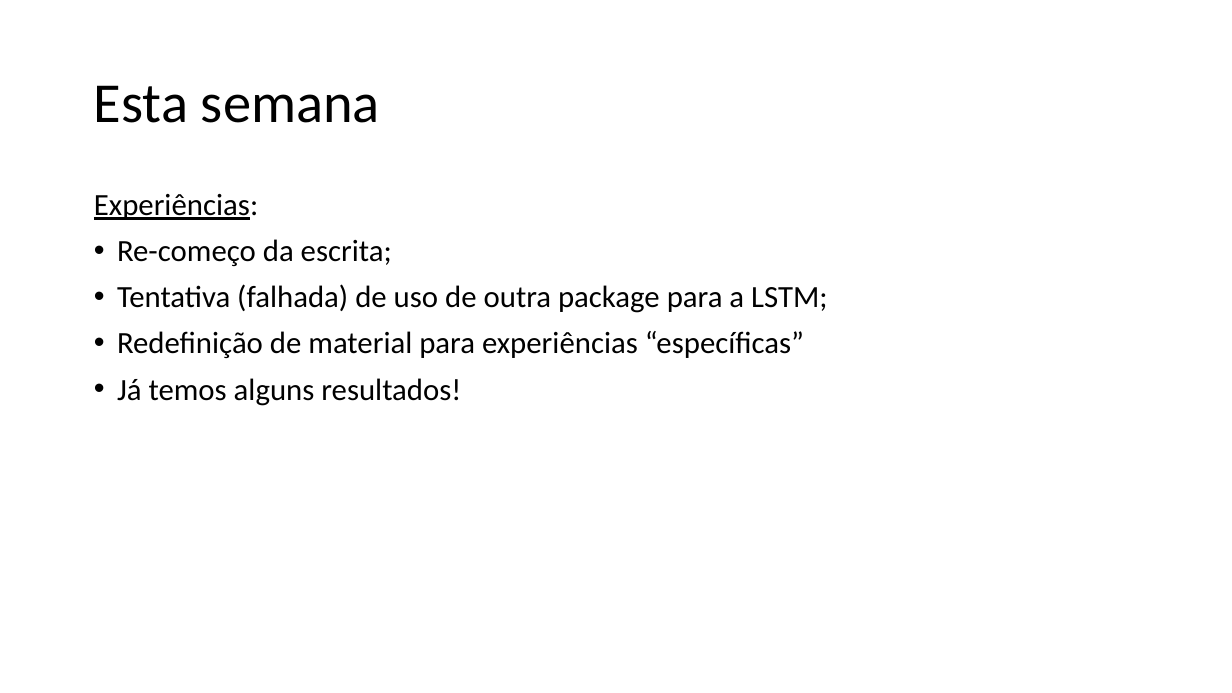
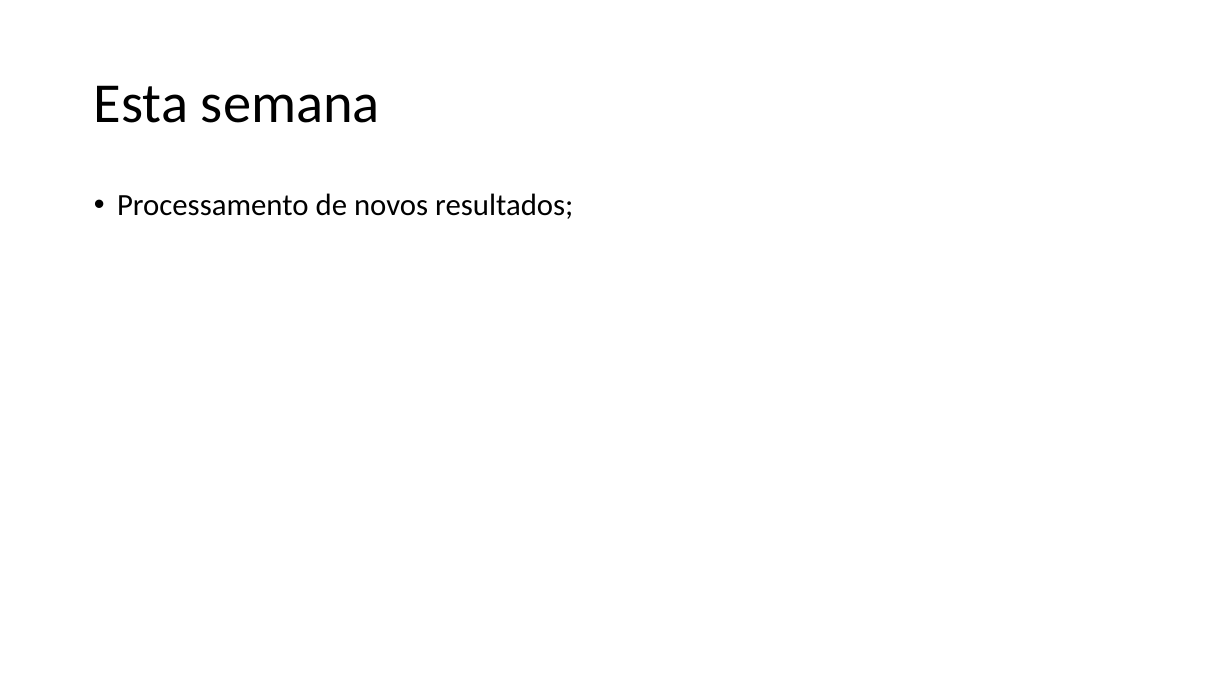
Before and after one commit to MiguelLoureiro98/timecave, a slide deck: slide 3 of papers/.ppt/TimeSeriesCV_26072024.pptx. Drawn at 1232x693 pixels with LibreOffice and Linux fonts; fonts in the diff are those of the drawing. Boxes give left, top, right and bottom in pixels: in the first picture for what was removed or moved away, otherwise in the second. Text is boxed around its words. In the diff, an @@ line names an element or a change of style, - is before the commit and + after.

```diff
--- a/papers/.ppt/TimeSeriesCV_26072024.pptx
+++ b/papers/.ppt/TimeSeriesCV_26072024.pptx
@@ text at [117,193,573,219]: text changed @@
-Experiências:
-• Re-começo da escrita;
-• Tentativa (falhada) de uso de outra package para a LSTM;
-• Redefinição de material para experiências “específicas”
-• Já temos alguns resultados!
+• Processamento de novos resultados;
```
Also in this commit, not shown: 1 other slide changed, 7 slides added, 5 other files.
